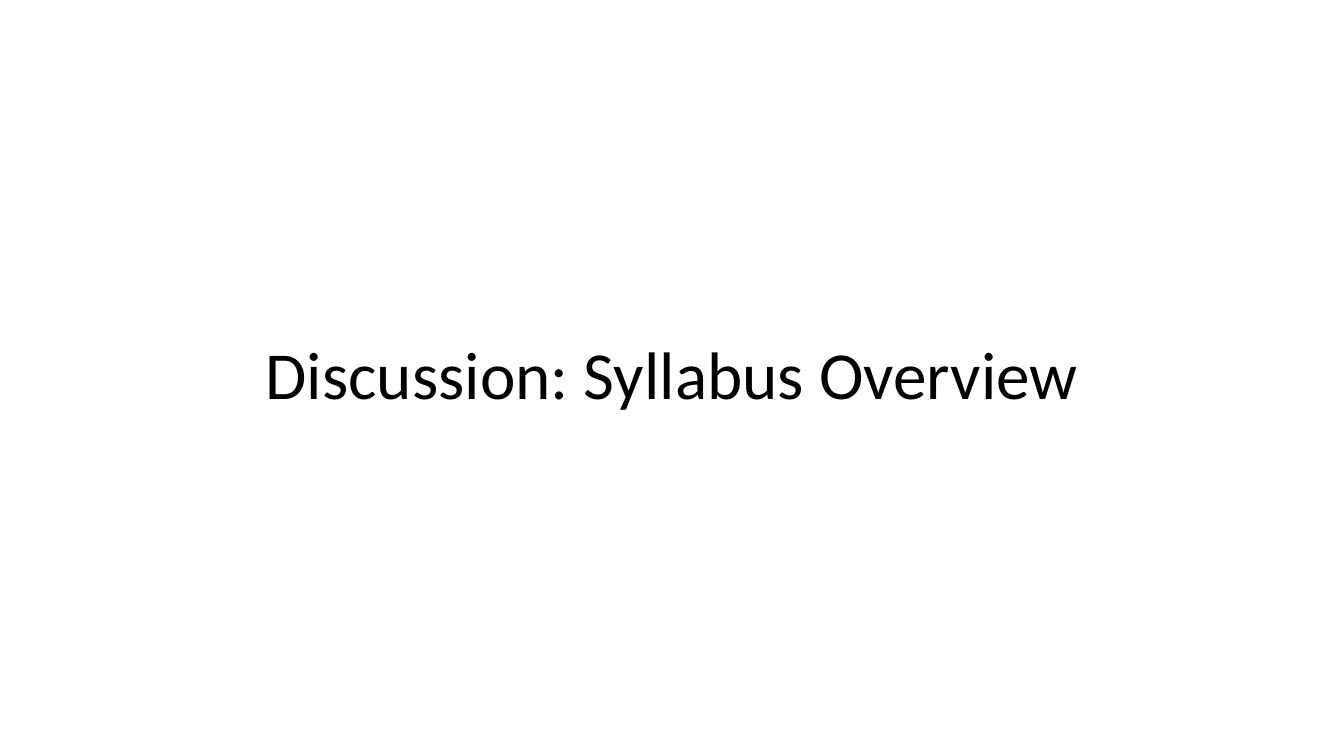
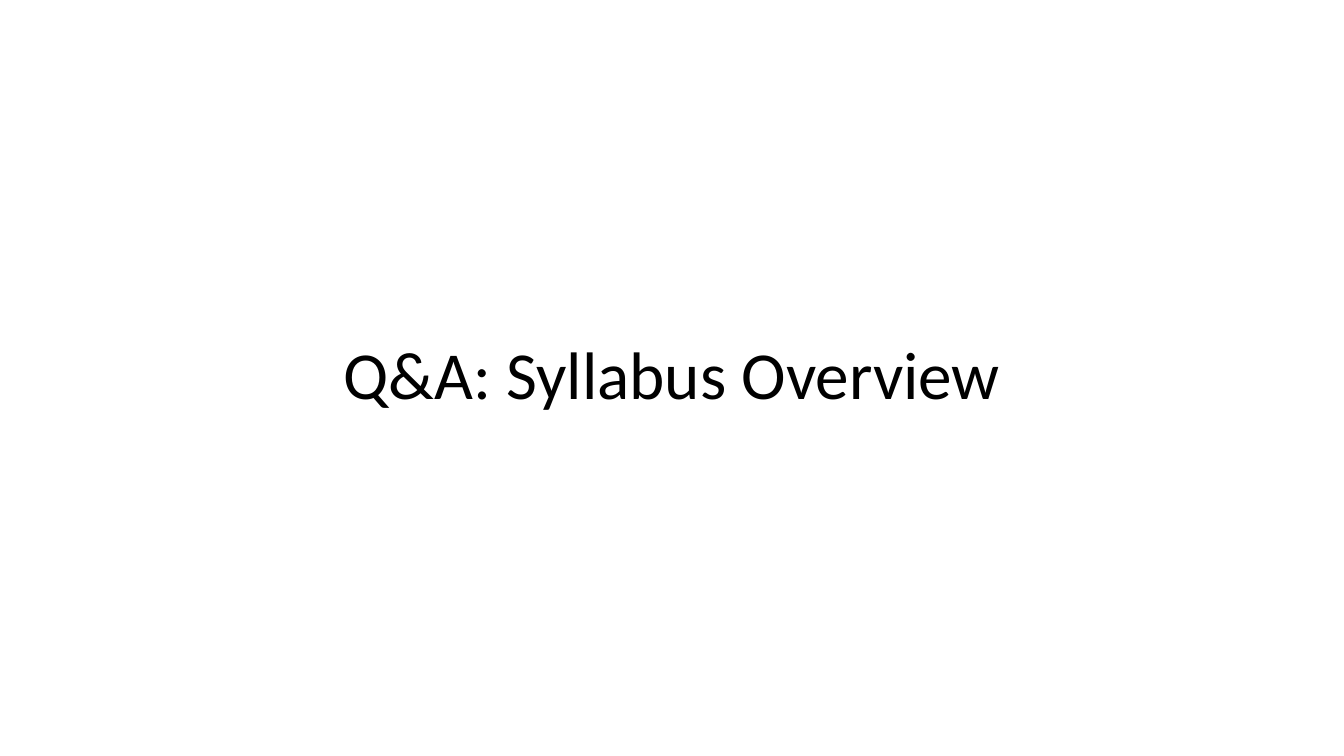
Before and after one commit to EricJPogue/CPSC-24500, a slide deck: slide 7 of lecture-slides/2019-08-28.pptx (slide 4 before the commit). Drawn at 1344x756 pixels with LibreOffice and Linux fonts; fonts in the diff are those of the drawing. Boxes give left, top, right and bottom in pixels: in the first picture for what was removed or moved away, otherwise in the second. Text is boxed around its words. In the diff, an @@ line names an element or a change of style, - is before the commit and + after.

```diff
--- a/lecture-slides/2019-08-28.pptx
+++ b/lecture-slides/2019-08-28.pptx
@@ title at [343,352,1000,410]: text changed @@
-Discussion: Syllabus Overview
+Q&A: Syllabus Overview
```
Also in this commit, not shown: 3 other slides changed, 8 slides added, 3 slides removed, 1 other file.
